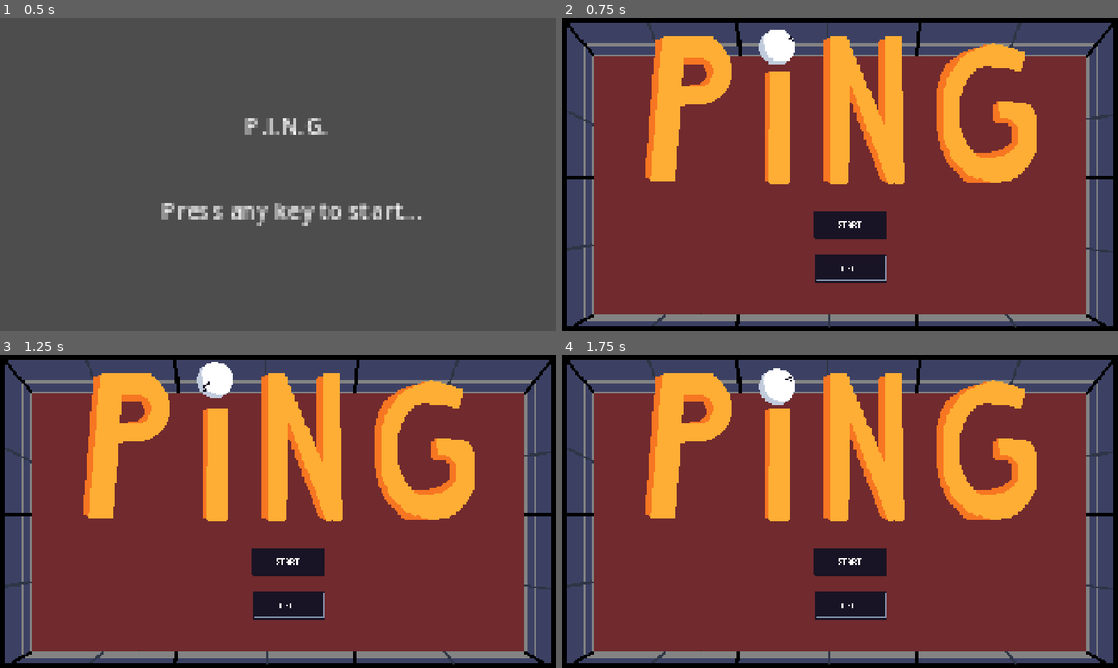
Above: before the commit, frames 1-4 (two rows, left to right).
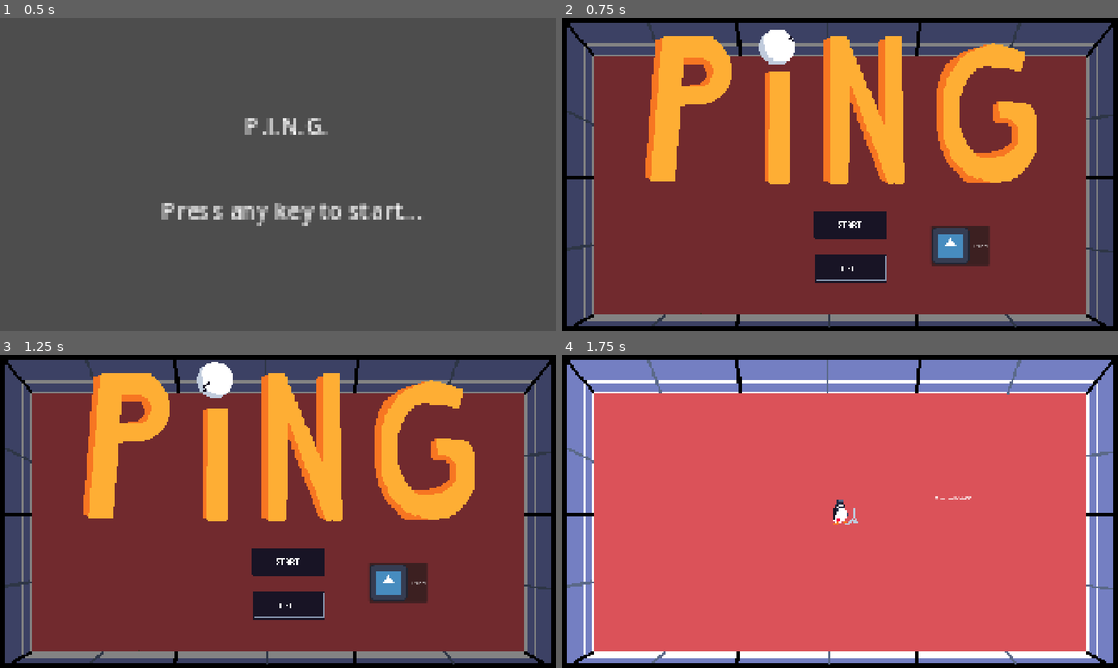
Above: after the commit, the same moments.

Repository: NicholasNg380/PING
Game: Godot game, scene res://scenes/mainScenes/start_screen.tscn
Two runs of this game, one before a commit and one after it. Both use one fixed random seed, a clock stepped at 60 frames per second and the inputs below. The engine's default icon, where the game draws it, is replaced by a stand-in: a white triangle on a blue panel in a dark square.
Inputs (mouse positions are in pixels of both pictures, inside the frame that each line leads up to):
- Up to frame 1 (0.5 s): no input
- Up to frame 2 (0.75 s): tap Enter at 0.5 s; move the mouse to (962, 158) at 0.52 s; hold D (right) from 0.53 s (still down); tap Space (hit) at 0.6 s
- Up to frame 3 (1.25 s): keep holding D (right); tap Shift (shift) at 0.8 s
- Up to frame 4 (1.75 s): release D (right) at 1.25 s; click (962, 583) at 1.25 s, where only the run after the commit has a clickable "Tutorial"

Frame 1 is identical in both runs. In frame 2, 1.4% of the frame differs, in the area x 66-77%, y 66-80%; in frame 3, 1.4%; in frame 4, 95%, in the area x 0-100%, y 1-99%.

Commit message:
Created Tutorial

Diff:
--- a/scenes/mainScenes/Game.tscn
+++ b/scenes/mainScenes/Game.tscn
@@ -16,7 +16,7 @@
 
 [node name="CurrentLevel" type="Node2D" parent="." unique_id=232713459]
 
-[node name="Stage1" parent="CurrentLevel" unique_id=1321113434 instance=ExtResource("2_23i5p")]
+[node name="Stage" parent="CurrentLevel" unique_id=1321113434 instance=ExtResource("2_23i5p")]
 
 [node name="Player" parent="." unique_id=250388077 instance=ExtResource("1_wbfu4")]
 collision_mask = 9
--- a/scenes/mainScenes/main_menu.tscn
+++ b/scenes/mainScenes/main_menu.tscn
@@ -5,6 +5,7 @@
 [ext_resource type="Texture2D" uid="uid://bea7vl0t0ho6d" path="res://assets/sprites/ui/start_button.png" id="3_7gdp2"]
 [ext_resource type="Texture2D" uid="uid://dnrstw6dxvdnl" path="res://assets/sprites/ping_logo-Sheet.png" id="3_f5aaq"]
 [ext_resource type="Texture2D" uid="uid://bqv3jmiwxhxbe" path="res://assets/sprites/ui/exit_button.png" id="4_f5aaq"]
+[ext_resource type="Texture2D" uid="uid://b68vj6s7fxrwm" path="res://assets/sprites/icon.svg" id="5_f5aaq"]
 
 [sub_resource type="AtlasTexture" id="AtlasTexture_nl3u7"]
 atlas = ExtResource("3_f5aaq")
@@ -127,13 +128,13 @@
 expand_icon = true
 
 [node name="Tutorial" type="Button" parent="ButtonManager" unique_id=1718411002]
-visible = false
 layout_mode = 0
-offset_left = 452.0
-offset_top = 546.0
-offset_right = 752.0
-offset_bottom = 646.0
+offset_left = 1274.0
+offset_top = 718.0
+offset_right = 1475.0
+offset_bottom = 854.0
 text = "Tutorial"
+icon = ExtResource("5_f5aaq")
 
 [node name="Options" type="Button" parent="ButtonManager" unique_id=1258275797]
 visible = false
--- /dev/null
+++ b/scenes/mainScenes/tutorial.tscn
@@ -0,0 +1,52 @@
+[gd_scene format=3 uid="uid://bkyxpe1qlg4qj"]
+
+[ext_resource type="PackedScene" uid="uid://crefqb2cbiq7e" path="res://scenes/Stages/stage.tscn" id="1_lhk1f"]
+[ext_resource type="PackedScene" uid="uid://bpbyjy6wsbxg3" path="res://scenes/objects/Player.tscn" id="2_s6ys8"]
+[ext_resource type="PackedScene" uid="uid://cufenlfm85bbc" path="res://scenes/mainScenes/UpgradeScreen.tscn" id="3_q1uet"]
+[ext_resource type="Script" uid="uid://ki1jklkpi6yh" path="res://scripts/controllers/tutorial_controller.gd" id="4_hojdw"]
+[ext_resource type="Script" uid="uid://biidki5jk43ke" path="res://scripts/controllers/tutorial_ui.gd" id="4_xrgy0"]
+
+[node name="Tutorial" type="Node2D" unique_id=65658651]
+
+[node name="Stage" parent="." unique_id=1157750663 instance=ExtResource("1_lhk1f")]
+
+[node name="TutorialUI" type="Control" parent="." unique_id=1839071411]
+layout_mode = 3
+anchors_preset = 0
+offset_right = 40.0
+offset_bottom = 40.0
+script = ExtResource("4_xrgy0")
+
+[node name="Label" type="Label" parent="TutorialUI" unique_id=606982711]
+layout_mode = 0
+offset_left = 326.0
+offset_top = -57.0
+offset_right = 578.0
+offset_bottom = 56.0
+
+[node name="Player" parent="." unique_id=250388077 instance=ExtResource("2_s6ys8")]
+collision_mask = 9
+
+[node name="UpgradeUI" parent="." unique_id=511903438 instance=ExtResource("3_q1uet")]
+anchors_preset = 8
+anchor_left = 0.5
+anchor_top = 0.5
+anchor_right = 0.5
+anchor_bottom = 0.5
+offset_left = -960.0
+offset_top = -540.0
+offset_right = 960.0
+offset_bottom = 540.0
+grow_horizontal = 2
+grow_vertical = 2
+
+[node name="TutorialController" type="Control" parent="." unique_id=859479432]
+layout_mode = 3
+anchors_preset = 0
+offset_right = 40.0
+offset_bottom = 40.0
+script = ExtResource("4_hojdw")
+
+[node name="Camera2D" type="Camera2D" parent="." unique_id=2125030019]
+
+[connection signal="dashed" from="Player" to="TutorialController" method="_on_player_dashed"]
--- /dev/null
+++ b/scenes/objects/Dummy.tscn
@@ -0,0 +1,5 @@
+[gd_scene format=3 uid="uid://bx3cj8e0imqcq"]
+
+[ext_resource type="PackedScene" uid="uid://bqesdtg62tq4b" path="res://scenes/objects/Possum.tscn" id="1_j2ubk"]
+
+[node name="Dummy" unique_id=1863187210 instance=ExtResource("1_j2ubk")]
--- a/scenes/objects/Player.tscn
+++ b/scenes/objects/Player.tscn
@@ -269,4 +269,5 @@
 
 [node name="Ball" parent="." unique_id=305474800 instance=ExtResource("4_mdl7e")]
 
+[connection signal="dashed" from="." to="." method="_on_player_dashed"]
 [connection signal="animation_finished" from="AnimatedSprite2D" to="." method="_on_animated_sprite_2d_animation_finished"]
--- a/scripts/controllers/game_controller.gd
+++ b/scripts/controllers/game_controller.gd
@@ -122,7 +122,6 @@
 	start_level(1)
 
 func _process(delta):
-	print(enemy_speed_multiplier)
 	if state != GameState.PLAYING:
 		return
 
@@ -136,6 +135,7 @@
 		spawn_timer = spawn_interval
 		spawn_one_enemy()
 
+#DEBUG
 func _input(event):
 	if event is InputEventKey and event.pressed:
 		match event.keycode:
--- a/scripts/controllers/main_menu.gd
+++ b/scripts/controllers/main_menu.gd
@@ -10,6 +10,9 @@
 func _process(_delta):
 	if button_type == "start":
 		get_tree().change_scene_to_file("res://scenes/mainScenes/Game.tscn")
+
+	elif button_type == "tutorial":
+		get_tree().change_scene_to_file("res://scenes/mainScenes/tutorial.tscn")
 
 	elif button_type == "quit":
 		print("quit game")
--- /dev/null
+++ b/scripts/controllers/tutorial_controller.gd
@@ -0,0 +1,131 @@
+extends Node
+
+enum Step {
+	MOVE,
+	ATTACK,
+	PARRY,
+	DASH,
+	FINISH
+}
+
+var current_step = Step.MOVE
+
+var parry_done = false
+var dash_done = false
+
+var parry_enemy_alive = false
+var parry_attempted = false
+var parry_enemy_exists = false
+
+var enemy_scenes = {
+	"dummy": preload("res://scenes/objects/Dummy.tscn"),
+	"possum": preload("res://scenes/objects/Possum.tscn"),
+	"bird": preload("res://scenes/objects/Bird.tscn")}
+
+
+
+@onready var player = $"../Player"
+@onready var ui = $"../TutorialUI"
+@onready var stage = $"../Stage"
+@onready var upgrade_ui = $"../UpgradeUI"
+@onready var paddle = $"../Player/Paddle"
+
+func _ready():
+	upgrade_ui.hide()
+
+	paddle.parried.connect(_on_player_parried)
+	player.dashed.connect(_on_player_dashed)
+
+	start_step(Step.MOVE)
+
+func start_step(step):
+
+	current_step = step
+
+	match step: #match is case
+		Step.MOVE:
+			ui.show_text("Move with WASD")
+			enable_player(true)
+
+		Step.ATTACK:
+			ui.show_text("Click to attack")
+			spawn_dummy_enemy()
+
+		Step.PARRY:
+			ui.show_text("Parry the ball back")
+			spawn_dummy_enemy()
+
+			parry_enemy_alive = true
+			parry_attempted = false
+
+		Step.DASH:
+			ui.show_text("Press Shift to dash")
+
+		Step.FINISH:
+			ui.show_text("Tutorial complete!")
+			await get_tree().create_timer(2.0).timeout
+			get_tree().change_scene_to_file("res://scenes/mainScenes/main_menu.tscn")
+
+func next_step():
+	start_step(current_step + 1)
+
+func _process(_delta):
+	if current_step == Step.MOVE:
+		if player.velocity.length() > 10:
+			next_step()
+
+func _on_enemy_killed():
+	if current_step == Step.ATTACK:
+		next_step()
+
+	elif current_step == Step.PARRY:
+		if not parry_attempted:
+			_respawn_parry_enemy()
+
+func _respawn_parry_enemy():
+	if parry_enemy_exists:
+		return
+
+	await get_tree().create_timer(1.0).timeout
+
+	if current_step == Step.PARRY:
+		ui.show_text("Try parrying, not just attacking!")
+		spawn_dummy_enemy()
+
+func _on_player_parried():
+	if current_step == Step.PARRY:
+		parry_attempted = true
+		next_step()
+
+func _on_player_dashed():
+	if current_step == Step.DASH:
+		next_step()
+
+func spawn_enemy(enemy_scene):
+	if parry_enemy_exists and current_step == Step.PARRY:
+		return
+
+	var new_enemy = enemy_scene.instantiate()
+	new_enemy.global_position = Vector2(1000, 0)
+
+	if current_step == Step.PARRY:
+		parry_enemy_exists = true
+		new_enemy.died.connect(_on_parry_enemy_killed)
+	else:
+		new_enemy.died.connect(_on_enemy_killed)
+
+	add_child(new_enemy)
+
+func _on_parry_enemy_killed():
+	parry_enemy_exists = false
+
+	if current_step == Step.PARRY:
+		if not parry_attempted:
+			_respawn_parry_enemy()
+
+func spawn_dummy_enemy():
+	spawn_enemy(enemy_scenes["dummy"])
+
+func enable_player(enabled: bool):
+	player.set_process(enabled)
+	player.set_physics_process(enabled)
--- /dev/null
+++ b/scripts/controllers/tutorial_ui.gd
@@ -0,0 +1,12 @@
+extends Control
+
+@onready var label = $Label
+
+var current_message := ""
+
+func show_text(text: String):
+	if text == current_message:
+		return
+
+	current_message = text
+	label.text = text
--- a/scripts/enemyScripts/bird.gd
+++ b/scripts/enemyScripts/bird.gd
@@ -58,9 +58,6 @@
 			if global_position.distance_to(dash_target) < 20:
 				end_dash()
 
-	if (enemyHealth <= 0):
-		queue_free()
-
 func chase_player(_delta):
 	var direction = global_position.direction_to(player.global_position)
 
@@ -101,7 +98,7 @@
 	anim.play("flap")
 
 func take_damage(damage: float):
-	enemyHealth -= damage
+	super(damage)
 
 	if taking_hit:
 		return
--- /dev/null
+++ b/scripts/enemyScripts/dummy.gd
@@ -0,0 +1,6 @@
+extends "res://scripts/enemyScripts/possum.gd"
+
+func _ready():
+	super()
+	enemySpeed = 100.0
+	enemyHealth = 1
--- a/scripts/enemyScripts/enemy.gd
+++ b/scripts/enemyScripts/enemy.gd
@@ -1,6 +1,8 @@
 extends CharacterBody2D
 
-@onready var player = get_node("/root/Game/Player")
+@onready var player = get_tree().get_first_node_in_group("Player")
+
+signal died
 
 var speed_multiplier: float = 1.0
 var enemySpeed: float = 150.0
@@ -14,12 +16,13 @@
 
 	velocity = direction * enemySpeed * speed_multiplier
 	move_and_slide()
-	if (enemyHealth <= 0):
-		queue_free()
 
 
 func take_damage(damage: float):
 	enemyHealth -= damage
+	if (enemyHealth <= 0):
+		died.emit()
+		queue_free()
 
 func _ready():
 	add_to_group("enemies")
--- a/scripts/enemyScripts/possum.gd
+++ b/scripts/enemyScripts/possum.gd
@@ -4,7 +4,6 @@
 func _ready():
 	super()
 	enemySpeed = 250.0
-	enemyHealth = 2
 	anim.play("default")
 
 func _physics_process(_delta):
@@ -13,16 +12,10 @@
 	velocity = direction * enemySpeed * speed_multiplier
 	move_and_slide()
 
-	if direction.x > 0:
-		anim.flip_h = true
-	else:
-		anim.flip_h = false
-
-	if (enemyHealth <= 0):
-		queue_free()
+	anim.flip_h = direction.x > 0
 
 func take_damage(damage: float):
-	enemyHealth -= damage
+	super(damage)
 	anim.play("hit")
 
 func _on_possum_walk_animation_looped() -> void:
--- a/scripts/playerScripts/ball.gd
+++ b/scripts/playerScripts/ball.gd
@@ -1,6 +1,6 @@
 class_name Ball extends Node2D
 
-@onready var player = get_node("/root/Game/Player")
+@onready var player = get_tree().get_first_node_in_group("Player")
 
 enum State {INACTIVE, HIT_ENEMY, HIT_PADDLE, HIT_WALL}
 var ball_state = State.INACTIVE
--- a/scripts/playerScripts/paddle.gd
+++ b/scripts/playerScripts/paddle.gd
@@ -4,6 +4,8 @@
 var hasBall: bool = true
 var canParry: bool = false
 @onready var ball = $"../Ball"
+
+signal parried
 
 func _ready() -> void:
 	ball.global_position = get_parent().global_position
@@ -33,6 +35,7 @@
 			ball.hit_paddle()
 		elif canParry:
 			print("parry")
+			parried.emit()
 			canParry = false
 			ball.rotation = rotation
 			ball.direction = arrow.global_position.direction_to(get_global_mouse_position())
--- a/scripts/playerScripts/player.gd
+++ b/scripts/playerScripts/player.gd
@@ -46,8 +46,10 @@
 var ball_return_damage_multi: float = 0.5
 
 signal update_stats
+signal dashed
 
 func _ready() -> void:
+	add_to_group("Player")
 	upgrade.upgrade_selected.connect(_on_upgrade_selected)
 
 
@@ -84,6 +86,7 @@
 	var lerp_weight = delta * (ACCELERATION if input else FRICTION)
 
 	if can_dash and Input.is_action_just_pressed("shift"):
+		dashed.emit()
 		can_dash = false
 		dash_timer = DASH_TIME
 		dash_reload_timer = DASH_RELOAD_COST
@@ -157,3 +160,7 @@
 		ball_return_speed_multi += stat
 	update_stats.emit()
 	update_stats.emit()
+
+
+func _on_player_dashed() -> void:
+	pass # Replace with function body.
Not shown, added: scripts/controllers/tutorial_controller.gd.uid
Not shown, added: scripts/controllers/tutorial_ui.gd.uid
Not shown, added: scripts/enemyScripts/dummy.gd.uid
